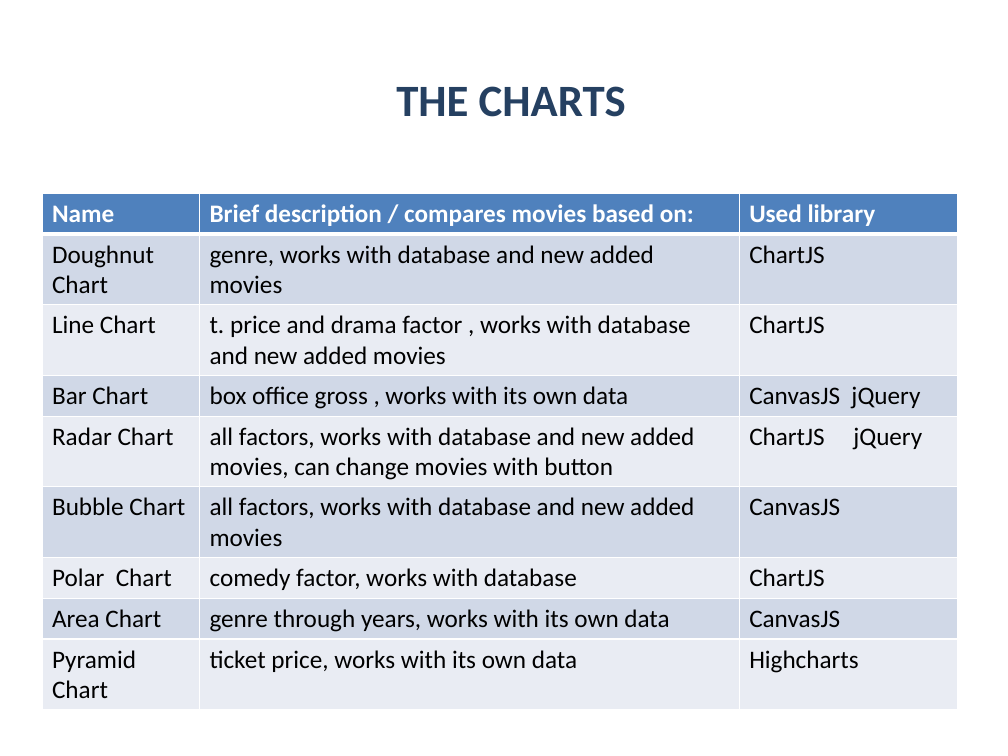
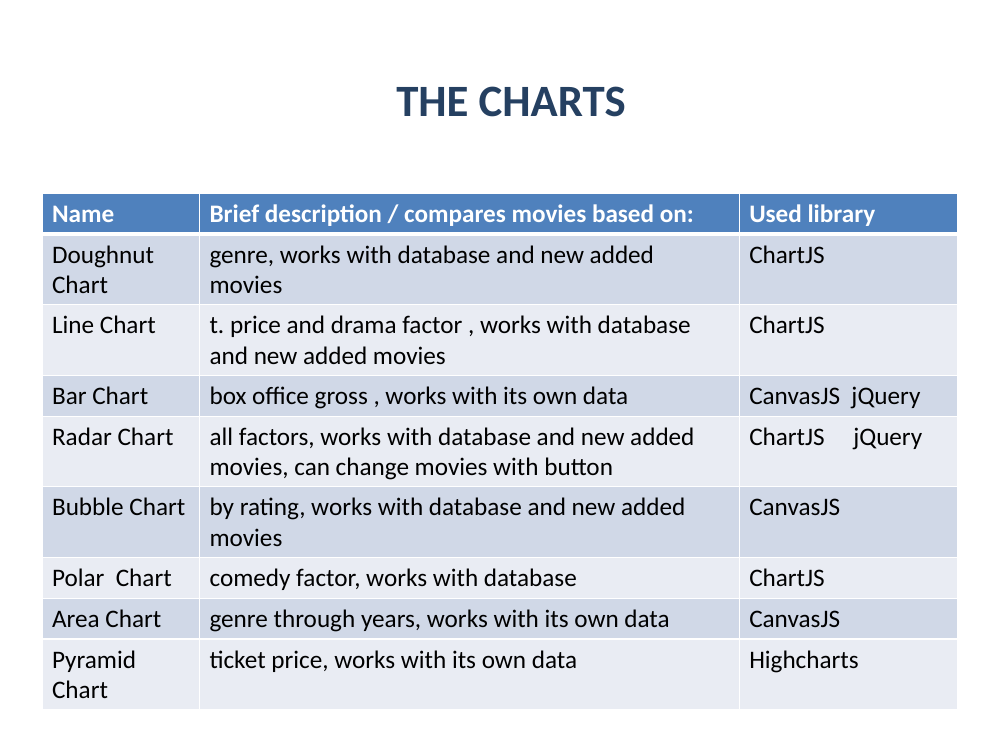
Before and after one commit to Acrelion/JS-Teamwork-Mandarine, a slide deck: slide 5 of Project Documentation/Presentation Mandarine.pptx. Drawn at 1008x756 pixels with LibreOffice and Linux fonts; fonts in the diff are those of the drawing; background and template pictures are left out. Boxes give left, top, right and bottom in pixels: in the first picture for what was removed or moved away, otherwise in the second. Text is boxed around its words. In the diff, an @@ line names an element or a change of style, - is before the commit and + after.

Commit message:
Presentation add, Pyramid button is changed

```diff
--- a/Project Documentation/Presentation Mandarine.pptx
+++ b/Project Documentation/Presentation Mandarine.pptx
@@ table at [42, 194, 958, 710] @@
-row 6, column 2: all factors, works with database and new added movies
+row 6, column 2: by rating, works with database and new added movies
```
Also in this commit, not shown: 3 other files.
